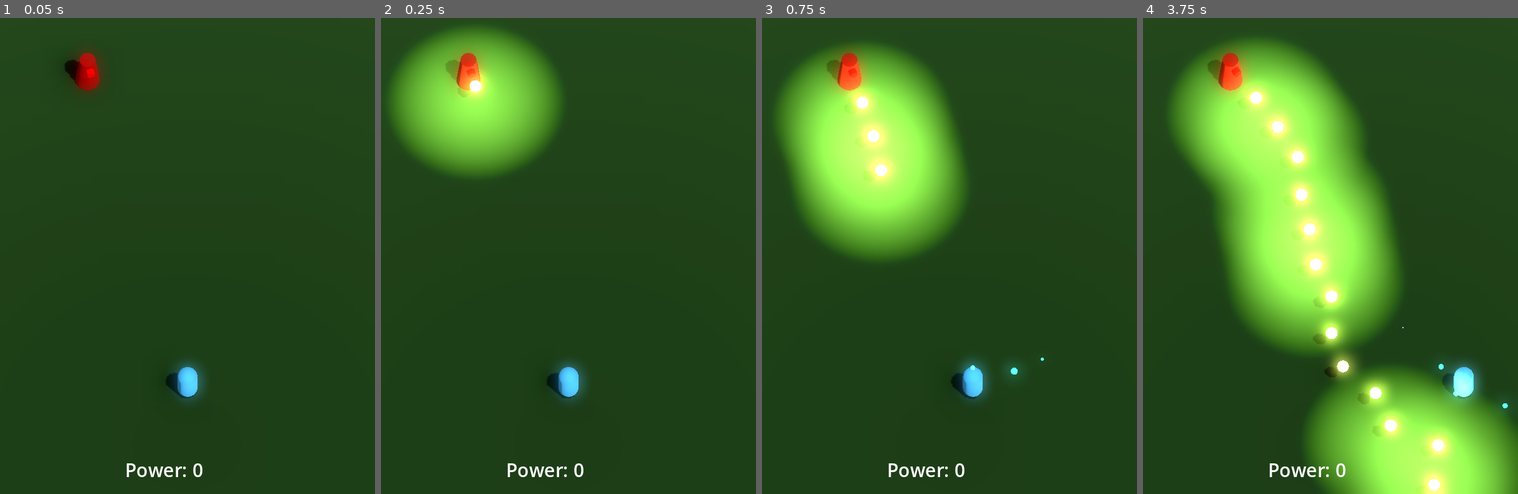
Above: before the commit, frames 1-4 (left to right).
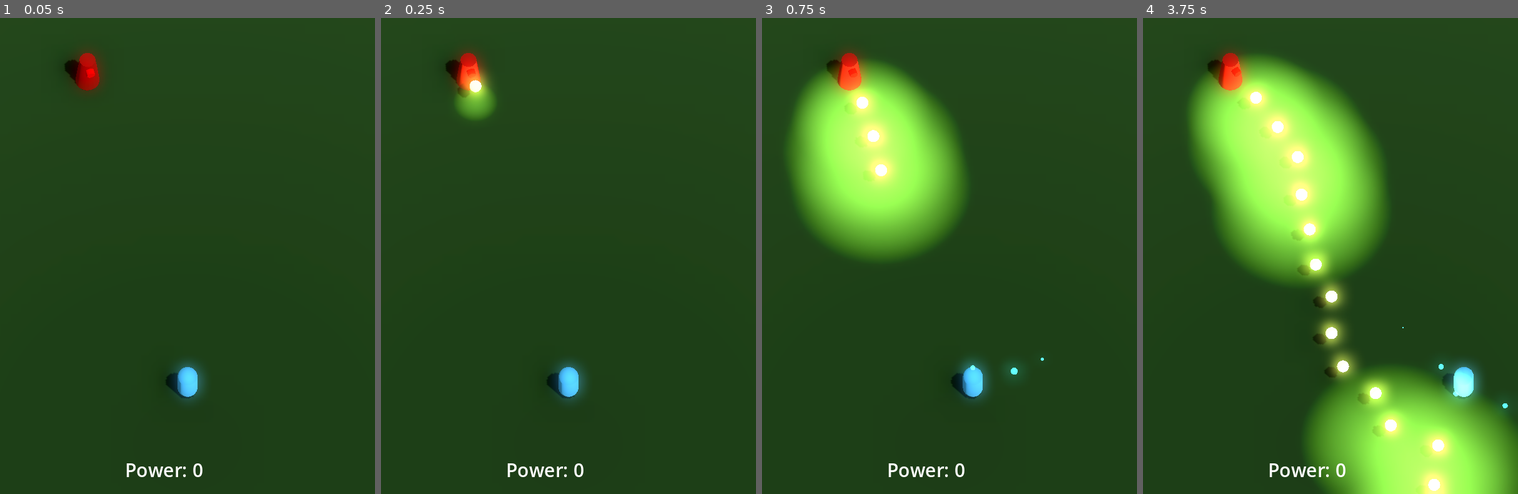
Above: after the commit, the same moments.

Repository: JackEvans24/bullet-absorb
Game: Godot game, scene res://scenes/main.tscn
Two runs of this game, one before a commit and one after it. Both use one fixed random seed, a clock stepped at 60 frames per second and the inputs below.
Inputs:
- Up to frame 1 (0.05 s): no input
- Up to frame 2 (0.25 s): no input
- Up to frame 3 (0.75 s): hold Right (move_right) from 0.53 s (still down); hold J (absorb) from 0.53 s (still down)
- Up to frame 4 (3.75 s): release Right (move_right) at 1.28 s; release J (absorb) at 1.28 s; hold Down (move_back) 1.28-2.03 s; tap J (absorb) at 1.35, 2.85 s; hold Right (move_right) 2.03-2.78 s; hold J (absorb) 2.03-2.78 s; hold Up (move_forward) 2.78-3.53 s; hold Left (move_left) from 3.53 s (still down); hold J (absorb) from 3.53 s (still down)

Frame 1 is identical in both runs. In frame 2, 11% of the frame differs, in the area x 2-49%, y 1-34%; in frame 3, 4.2%; in frame 4, 18%, in the area x 7-78%, y 4-100%.

Commit message:
feat: tween bullet light level so it doesn't pop in/out

Diff:
--- a/prefabs/bullet.tscn
+++ b/prefabs/bullet.tscn
@@ -26,13 +26,14 @@
 [node name="MeshInstance3D" type="MeshInstance3D" parent="."]
 mesh = SubResource("SphereMesh_6vkiy")
 
-[node name="OmniLight3D" type="OmniLight3D" parent="."]
+[node name="BulletLight" type="OmniLight3D" parent="."]
 light_color = Color(1, 1, 0.607843, 1)
 light_energy = 2.0
+omni_range = 1.0
 omni_attenuation = 0.435275
 
 [node name="VisibleOnScreenNotifier3D" type="VisibleOnScreenNotifier3D" parent="."]
-aabb = AABB(-0.5, -0.5, -0.5, 1, 1, 1)
+aabb = AABB(-2, -2, -2, 4, 4, 4)
 
 [node name="CollisionShape3D" type="CollisionShape3D" parent="."]
 shape = SubResource("SphereShape3D_8p8c6")
--- a/scripts/bullet.gd
+++ b/scripts/bullet.gd
@@ -2,6 +2,14 @@
 
 @export var speed = 5
 @export var accuracy = 1.0 / 6.0
+@export var illuminate_time = 0.2
+@export var illuminate_range = 5
+
+@onready var light: OmniLight3D = $BulletLight
+
+func _ready():
+	var tween = get_tree().create_tween()
+	tween.tween_property(light, "omni_range", illuminate_range, illuminate_time)
 
 func initialise(start_position: Vector3, turret_basis: Basis):
 	basis = turret_basis.orthonormalized()
